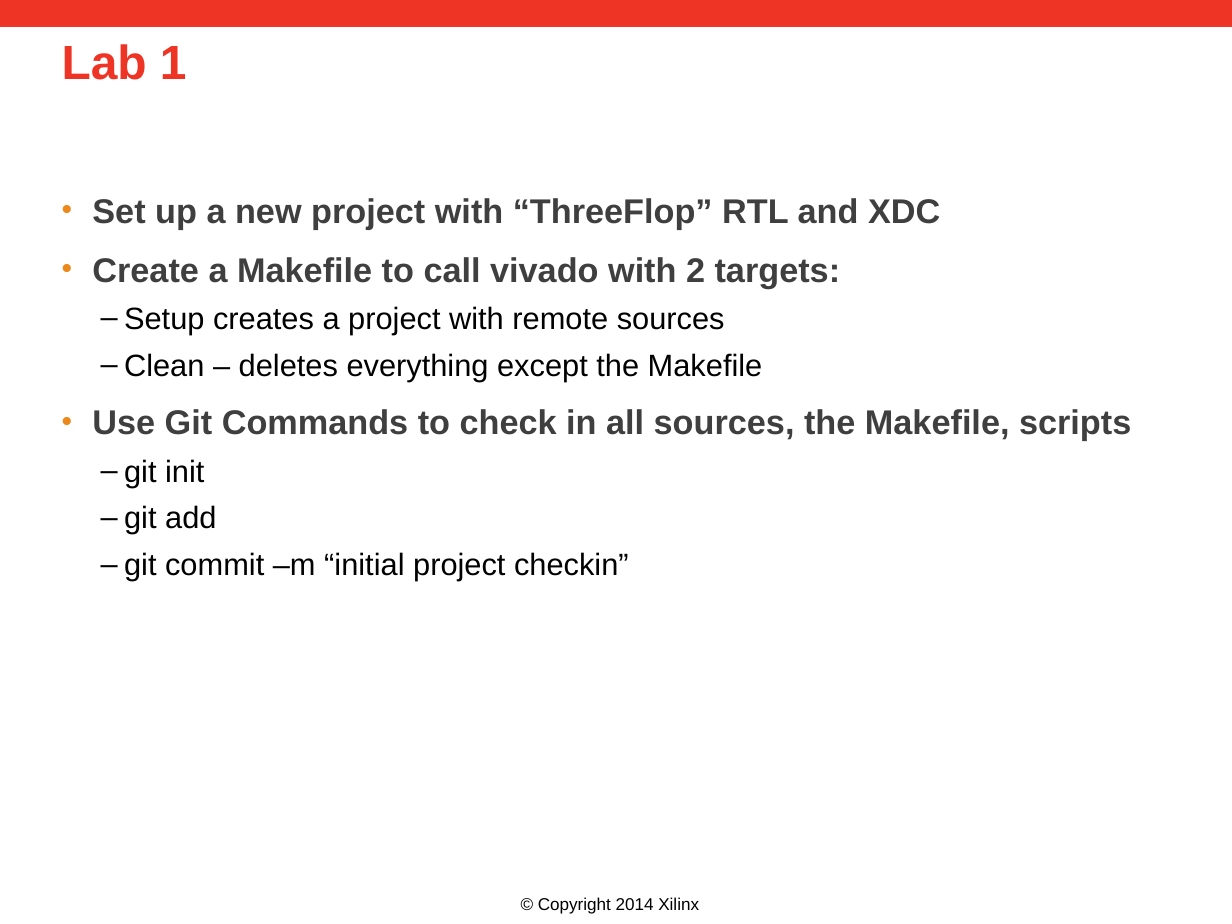
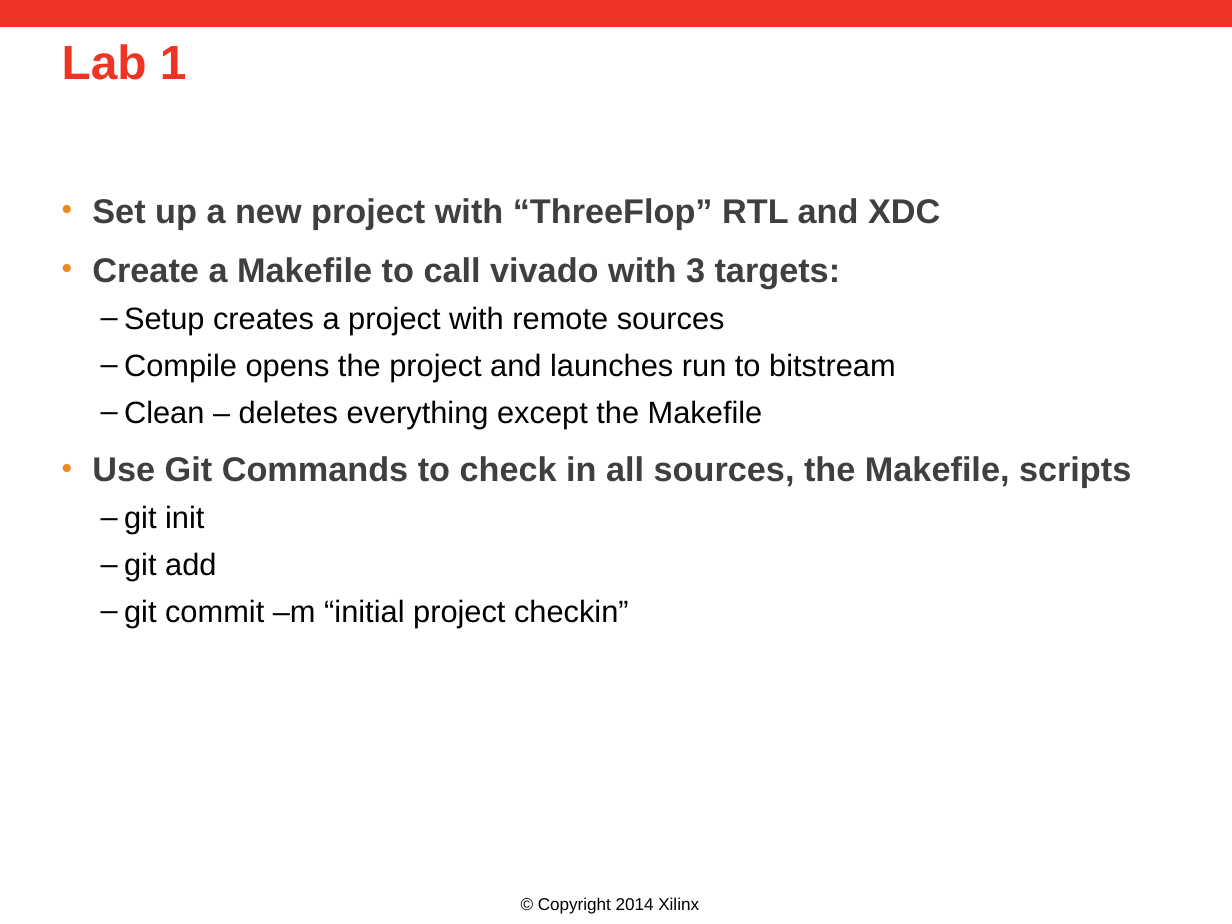
Before and after one commit to Xilinx/revCtrl, a slide deck: slide 12 of doc/versionControl.pptx. Drawn at 1232x924 pixels with LibreOffice and Linux fonts; fonts in the diff are those of the drawing; background and template pictures are left out. Boxes give left, top, right and bottom in pixels: in the first picture for what was removed or moved away, otherwise in the second. Text is boxed around its words. In the diff, an @@ line names an element or a change of style, - is before the commit and + after.

Commit message:
updated powerpoint, makefile and project setup

```diff
--- a/doc/versionControl.pptx
+++ b/doc/versionControl.pptx
@@ text at [92, 257, 841, 288]: text changed @@
-• Create a Makefile to call vivado with 2 targets:
+• Create a Makefile to call vivado with 3 targets:
@@ text at [124, 353, 896, 382]: paragraph added @@
+  – Compile opens the project and launches run to bitstream
```
Also in this commit, not shown: 1 other slide changed, 3 slides added, 2 other files.
